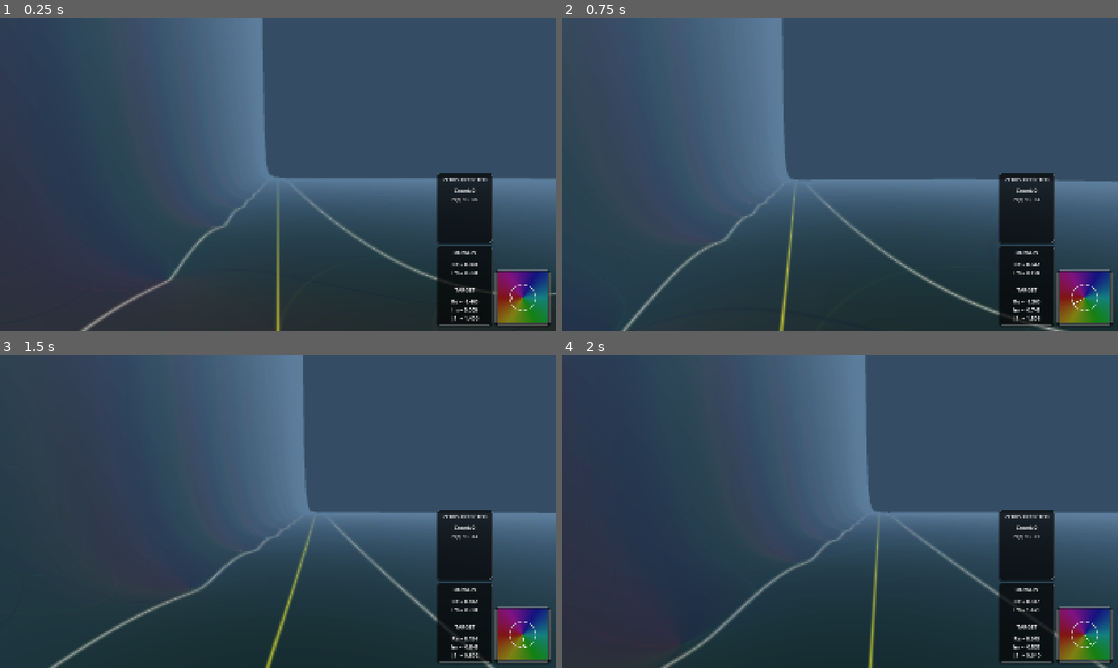
Above: before the commit, frames 1-4 (two rows, left to right).
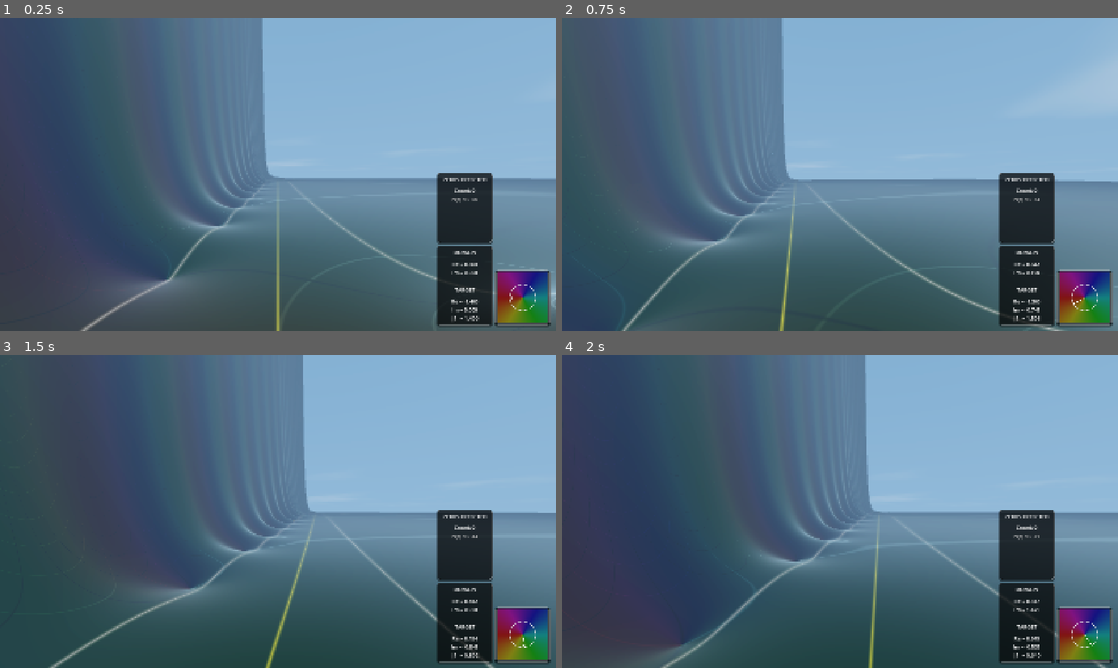
Above: after the commit, the same moments.

Repository: allanino/complex-functions-explorer
Game: Godot game, scene res://core/main.tscn
Same seed, same stepped clock (60 frames per second), same inputs: the game is played once before the commit and once after it.
Inputs (mouse positions are in pixels of both pictures, inside the frame that each line leads up to):
- Up to frame 1 (0.25 s): no input
- Up to frame 2 (0.75 s): tap Enter at 0.5 s; move the mouse to (867, 174) at 0.52 s; hold W (move_forward) from 0.53 s (still down); tap G at 0.6 s; click (867, 174) at 0.67 s
- Up to frame 3 (1.5 s): keep holding W (move_forward); tap Space at 0.77 s; move the mouse to (250, 511) at 1.27 s; tap N at 1.35 s
- Up to frame 4 (2 s): keep holding W (move_forward); tap Space at 1.52 s

The runs differ from the first frame. In frame 1, 54% of the frame differs, in the area x 14-100%, y 0-100%; in frame 2, 60%, in the area x 12-100%, y 0-100%; in frame 3, 45%; in frame 4, 45%.

Commit message:
fix: sky shader parameters were wrongly mergeed

Diff:
--- a/sky/sky.gdshader
+++ b/sky/sky.gdshader
@@ -179,41 +179,41 @@
 
 void compute_sun_moon(vec3 eye_dir, float s_size, bool light0_enabled, vec3 light0_dir, vec3 light0_col, float light0_en, vec3 light1_dir, vec3 light1_col, float light1_en, inout vec3 cloud_final_color) {
     // Sun
-    if (LIGHT0_ENABLED && LIGHT0_ENERGY > 0.0) {
-        float sun_dist = distance(EYEDIR, LIGHT0_DIRECTION);
+    if (light0_enabled && light0_en > 0.0) {
+        float sun_dist = distance(eye_dir, light0_dir);
         float sun_disk = smoothstep(sun_size * 0.5, sun_size * 0.45, sun_dist);
         // disk_intensity stays 1.0 while sun is visible to keep its size
         // Using a small threshold to avoid flickering
-        float disk_intensity = smoothstep(0.0, 0.1, LIGHT0_ENERGY);
-        cloud_final_color += LIGHT0_COLOR * sun_disk * disk_intensity;
+        float disk_intensity = smoothstep(0.0, 0.1, light0_en);
+        cloud_final_color += light0_col * sun_disk * disk_intensity;
 
         float sun_glow_dist = max(0.0, sun_dist - sun_size * 0.45);
 
         // Sun glow (Mie-like scattering approximation)
         float mie = 0.005 / (0.001 + sun_glow_dist * sun_glow_dist * 5.0); // Decreased from 10.0 to widen the bright core
-        cloud_final_color += LIGHT0_COLOR * mie * LIGHT0_ENERGY;
+        cloud_final_color += light0_col * mie * light0_en;
 
         float haze = 0.01 / (0.01 + sun_glow_dist);
-        cloud_final_color += LIGHT0_COLOR * haze * LIGHT0_ENERGY;
+        cloud_final_color += light0_col * haze * light0_en;
     }
 
     // Moon
-    if (LIGHT1_ENERGY > 0.01) {
+    if (light1_en > 0.01) {
         // Subtle whole-sky diffuse contribution from moon
-        cloud_final_color += LIGHT1_COLOR * 0.05 * LIGHT1_ENERGY;
-
-        float moon_dist = distance(EYEDIR, LIGHT1_DIRECTION);
+        cloud_final_color += light1_col * 0.05 * light1_en;
+
+        float moon_dist = distance(eye_dir, light1_dir);
         // Moon disk: Match sun size
         float moon_size = 0.05;
         float moon_disk = smoothstep(moon_size * 0.5, moon_size * 0.45, moon_dist);
-        float moon_disk_intensity = smoothstep(0.0, 0.1, LIGHT1_ENERGY);
-        cloud_final_color += LIGHT1_COLOR * moon_disk * moon_disk_intensity;
+        float moon_disk_intensity = smoothstep(0.0, 0.1, light1_en);
+        cloud_final_color += light1_col * moon_disk * moon_disk_intensity;
 
         float moon_glow_dist = max(0.0, moon_dist - moon_size * 0.45);
 
         // Moon glow
         float moon_glow = 0.005 / (0.001 + moon_glow_dist * moon_glow_dist * 5.0);
-        cloud_final_color += LIGHT1_COLOR * moon_glow * LIGHT1_ENERGY;
+        cloud_final_color += light1_col * moon_glow * light1_en;
     }
 }
 
